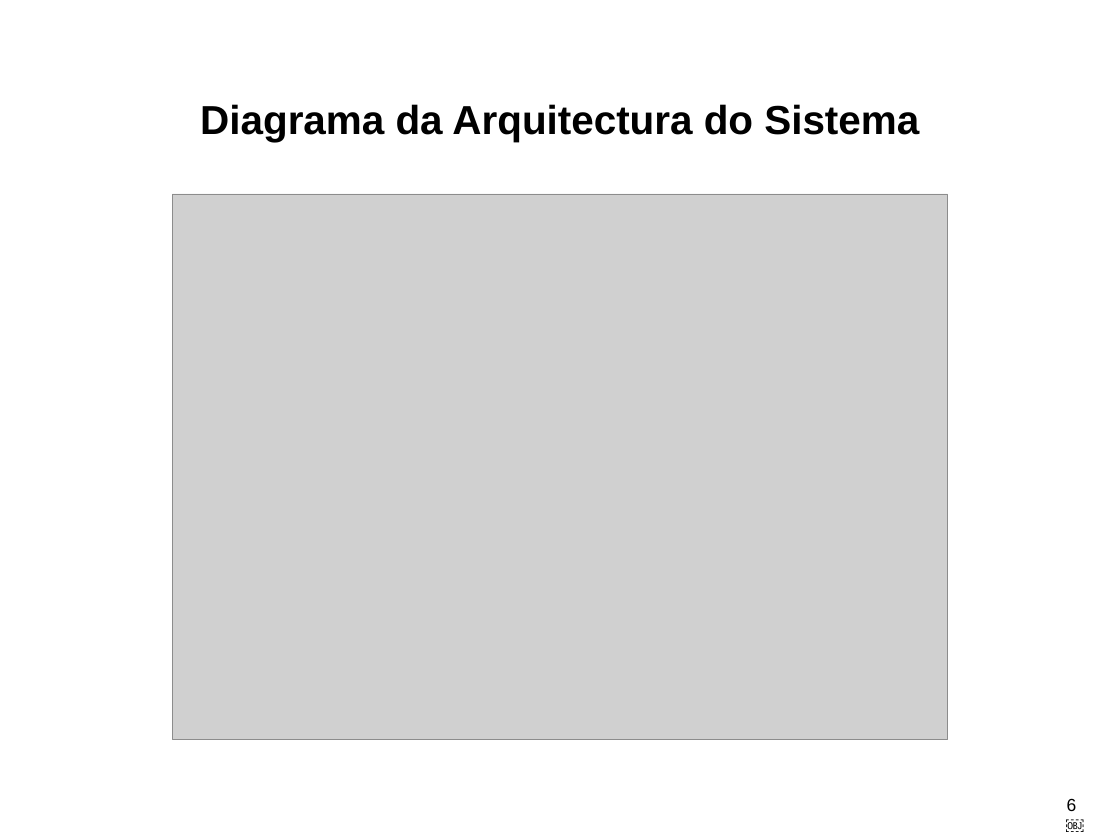
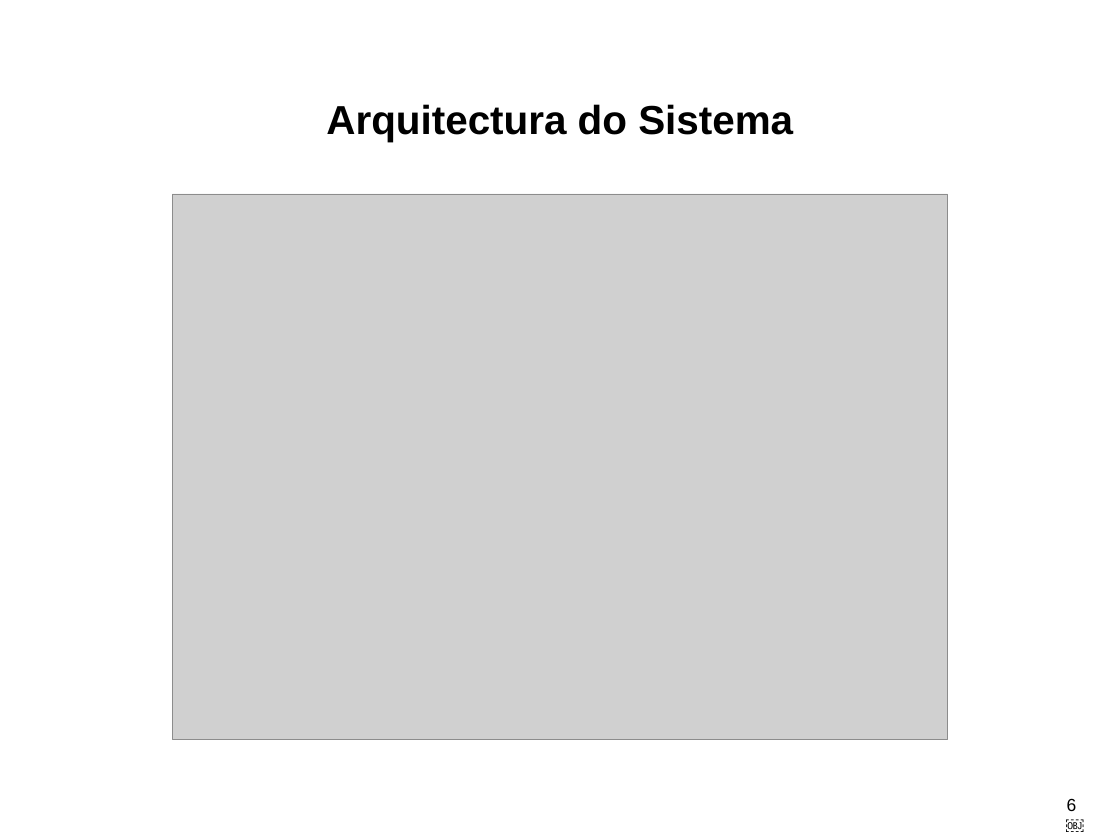
Before and after one commit to LikaV1996/ProjectoFinaldeCurso, a slide deck: slide 6 of AppFinalDeProjecto.pptx. Drawn at 1120x840 pixels with LibreOffice and Linux fonts; fonts in the diff are those of the drawing; grey boxes stand for pictures. Boxes give left, top, right and bottom in pixels: in the first picture for what was removed or moved away, otherwise in the second. Text is boxed around its words. In the diff, an @@ line names an element or a change of style, - is before the commit and + after.

```diff
--- a/AppFinalDeProjecto.pptx
+++ b/AppFinalDeProjecto.pptx
@@ title at (326,104,793,142): text changed @@
-Diagrama da Arquitectura do Sistema
+Arquitectura do Sistema
```
Also in this commit, not shown: 3 other slides changed.
